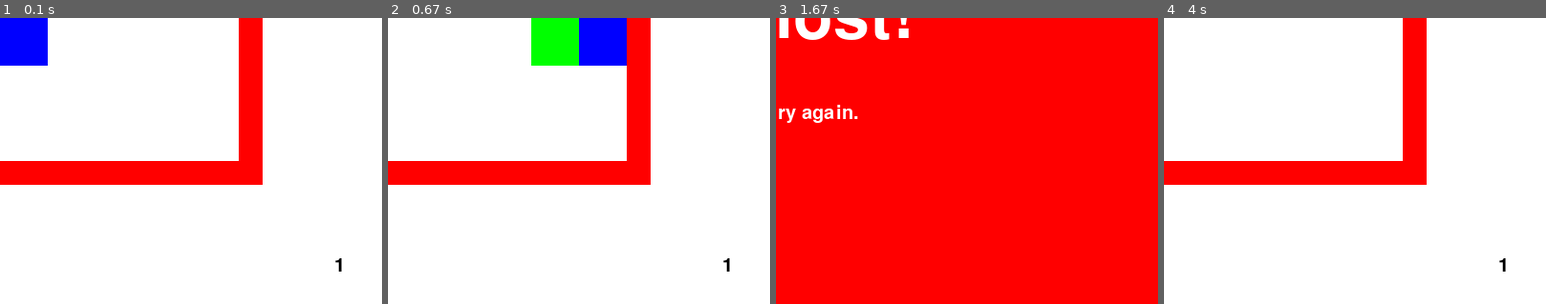
Above: before the commit, frames 1-4 (left to right).
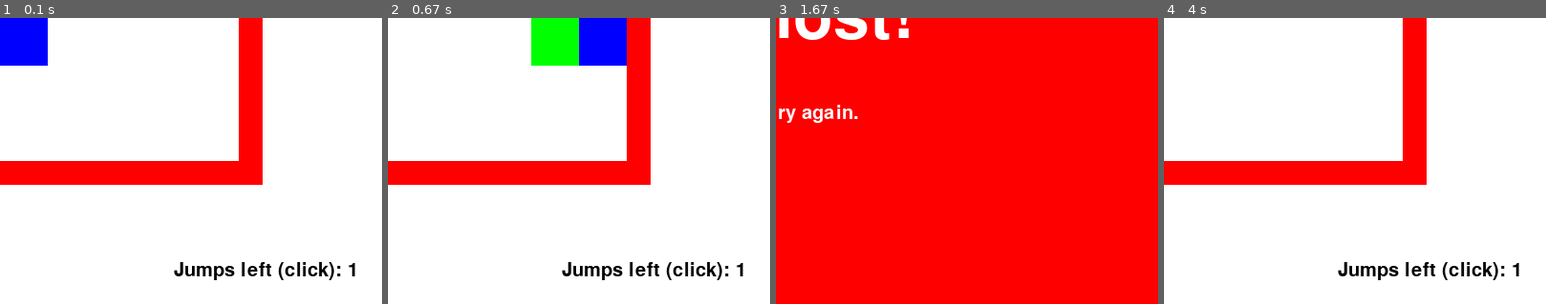
Above: after the commit, the same moments.

Repository: WCI-Computer-Science/pygame
Game: pygame game, started from main.py
Same seed, same stepped clock (60 frames per second), same inputs: the game is played once before the commit and once after it.
Inputs (mouse positions are % of the whole screen's width and height, from its top left):
- Up to frame 1 (0.1 s): no input
- Up to frame 2 (0.67 s): hold D from 0.33 s (still down)
- Up to frame 3 (1.67 s): release D at 0.8 s
- Up to frame 4 (4 s): click (26, 51) at 1.72 s; hold D 2-2.47 s; hold A 2.5-3.03 s; click (65, 15) at 3.45 s; hold A from 3.73 s (still down)
The pictures show only the part of the screen within x 50-100%, y 50-100%; the shares and areas given below are measured in that part.

The runs differ from the first frame. In frame 1, 1.1% of the frame differs, in the area x 45-93%, y 84-92%; in frame 2, 1.1%; in frame 3, nothing differs; in frame 4, 1.1%.

Commit message:
Add descition to the jumps left message

Diff:
--- a/main.py
+++ b/main.py
@@ -187,12 +187,12 @@
         self.energylevel = self.energylevels[gamelevel-1]
 
     def draw(self, screen):
-        text = self.font.render(str(self.energylevel), True, (0, 0, 0))
+        msg = "Jumps left (click): " + str(self.energylevel)
+        text = self.font.render(msg, True, (0, 0, 0))
         textrect = text.get_rect()
-        textrect.x = self.screenwidth-50
-        textrect.y = self.screenheight-50
+        textrect.x = self.screenwidth-25-self.font.size(msg)[0]
+        textrect.y = self.screenheight-25-self.font.size(msg)[1]
         screen.blit(text, textrect)
-        print(self.energylevel)
 
 rects = Rectangles((350, 250), (400, 250), (50, 100), (50, 100), (0, 255, 0), (0, 0, 255), 20, WIDTH, HEIGHT)
 
